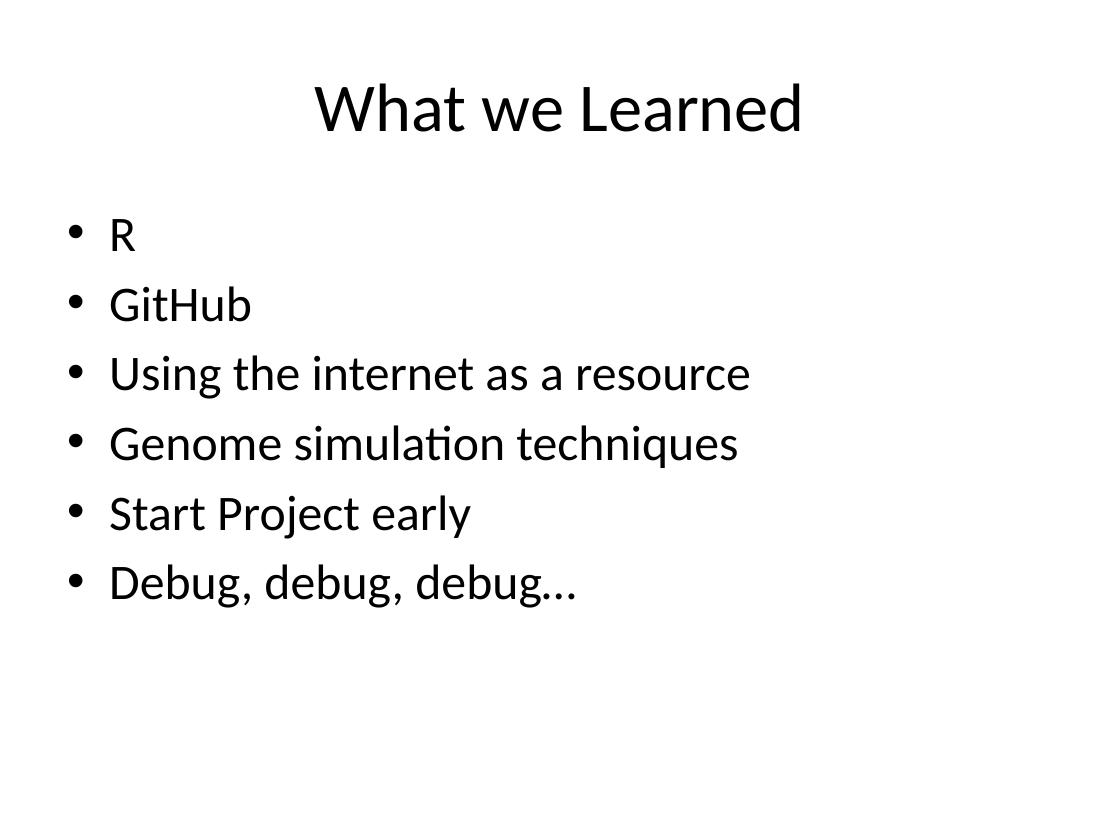
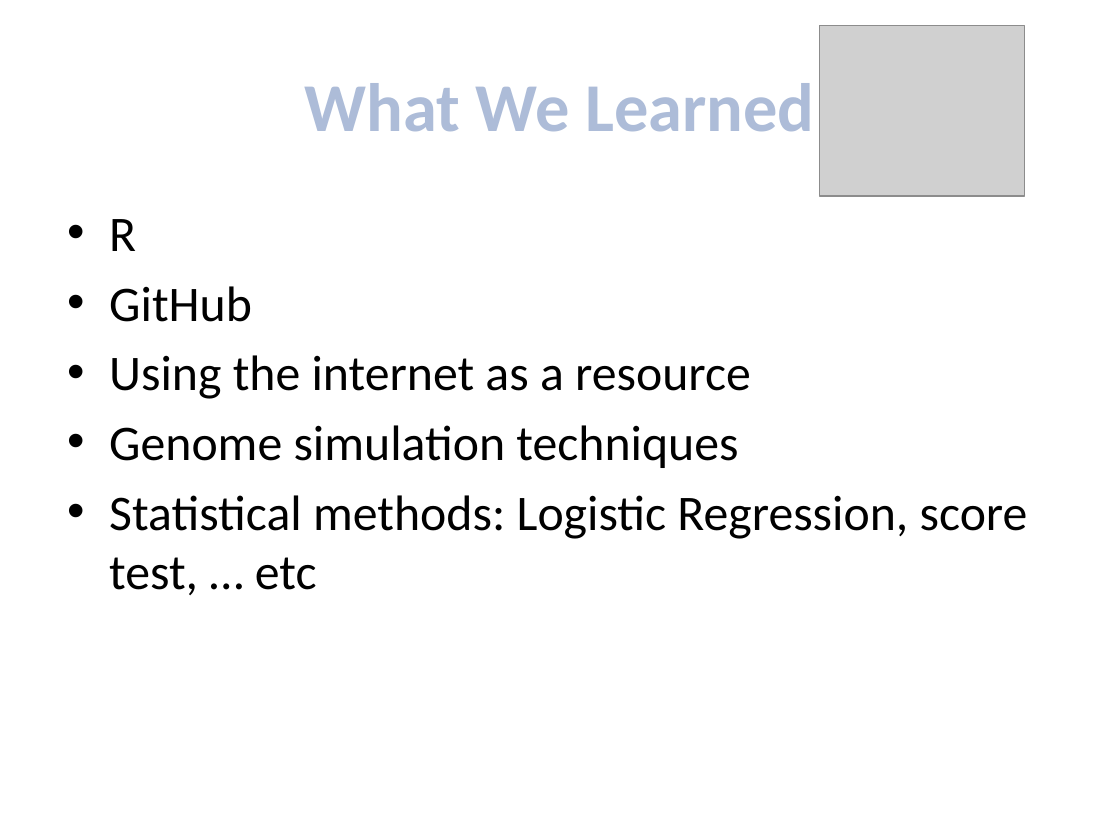
Before and after one commit to lankrist/ph_meta-analysis, a slide deck: slide 5 of meta_analysis_presentation.pptx. Drawn at 1120x840 pixels with LibreOffice and Linux fonts; fonts in the diff are those of the drawing; grey boxes stand for pictures. Boxes give left, top, right and bottom in pixels: in the first picture for what was removed or moved away, otherwise in the second. Text is boxed around its words. In the diff, an @@ line names an element or a change of style, - is before the commit and + after.

Commit message:
powerpoint

```diff
--- a/meta_analysis_presentation.pptx
+++ b/meta_analysis_presentation.pptx
@@ picture added at (820,26,1025,196) @@
@@ title at (305,83,814,132): text changed; text colour #000000 to gradient #87B2FF to #3A5F8C; bold on @@
-What we Learned
+What We Learned
@@ text at (109,495,1028,595): text changed @@
-• Start Project early
-• Debug, debug, debug…
+• Statistical methods: Logistic Regression, score test, … etc
```
Also in this commit, not shown: 2 other slides changed, 3 slides added, 2 slides removed, 1 other file.
